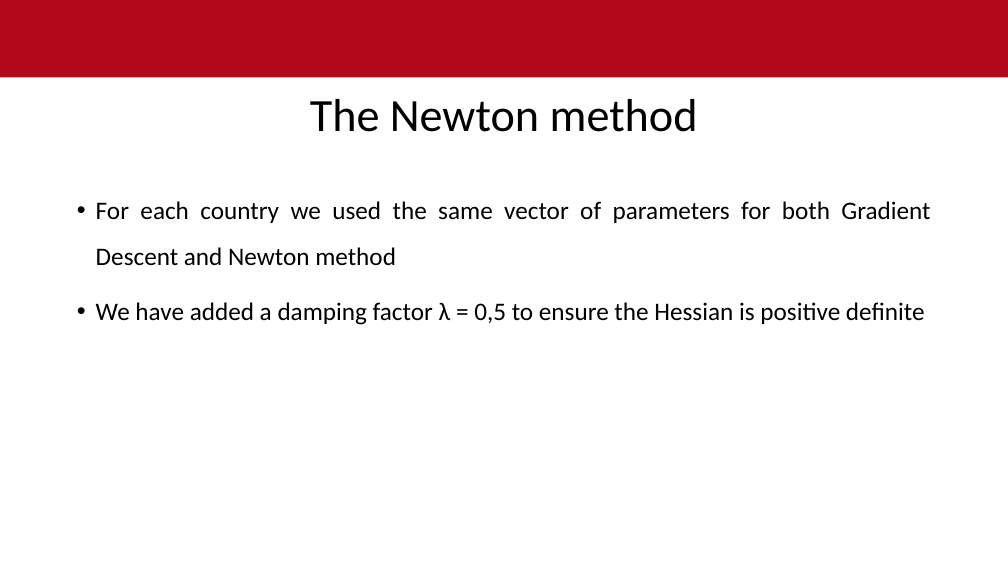
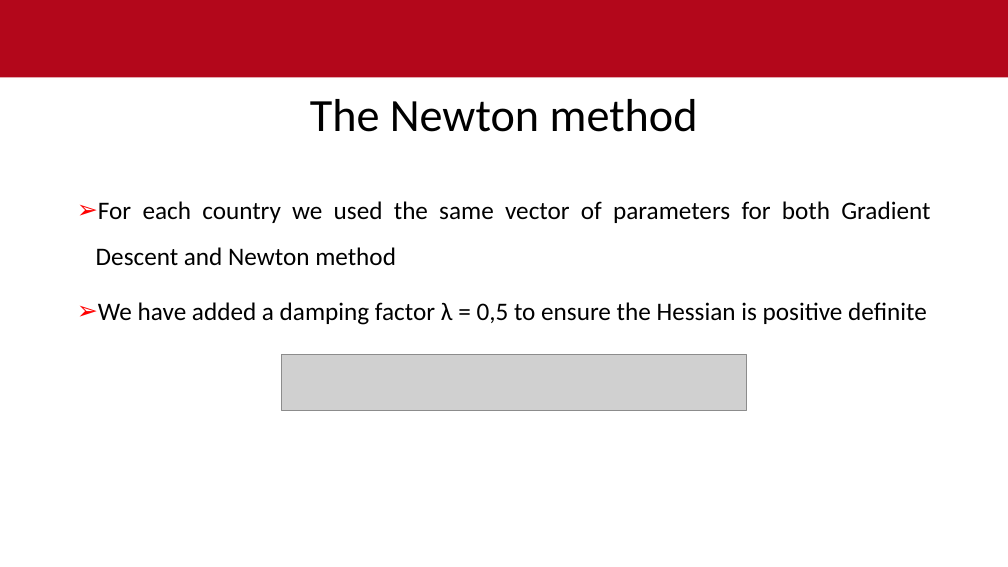
Before and after one commit to ibrahimuali/CompMath, a slide deck: slide 9 of power point - gradient descent newton lm.pptx. Drawn at 1008x567 pixels with LibreOffice and Linux fonts; fonts in the diff are those of the drawing; grey boxes stand for pictures; background and template pictures are left out. Boxes give left, top, right and bottom in pixels: in the first picture for what was removed or moved away, otherwise in the second. Text is boxed around its words. In the diff, an @@ line names an element or a change of style, - is before the commit and + after.

```diff
--- a/power point - gradient descent newton lm.pptx
+++ b/power point - gradient descent newton lm.pptx
@@ text "For each country we used ..." at (96,201,930,325): bullet • to ➢ @@
@@ picture added at (282,354,747,410) @@
```
Also in this commit, not shown: 7 other slides changed, 3 slides added, 1 slide removed.
